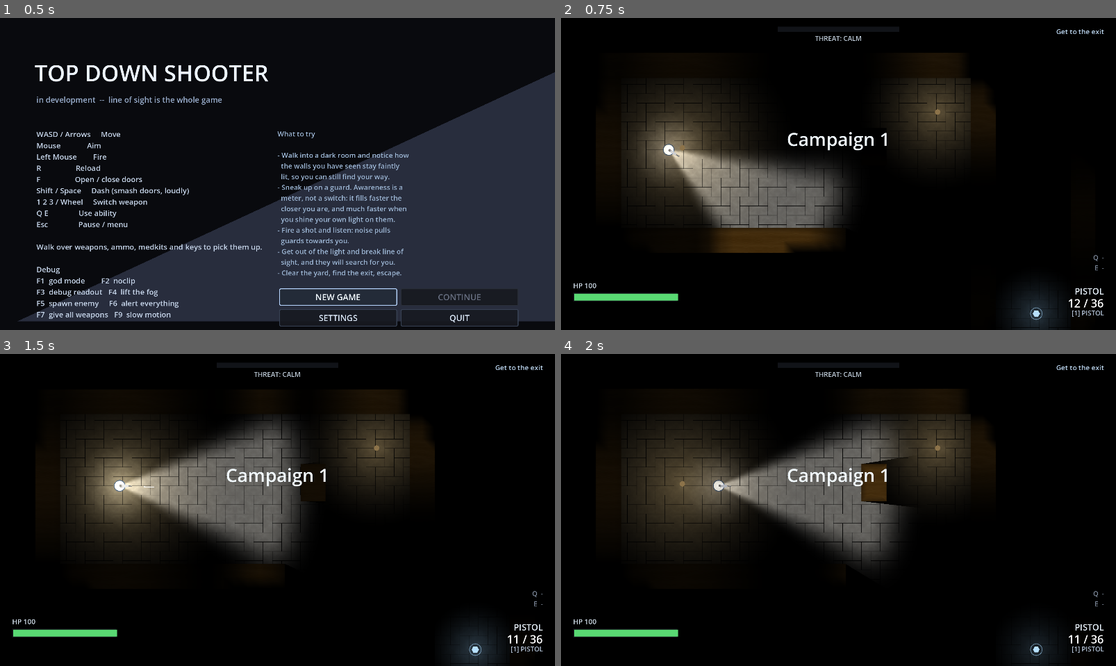
Above: before the commit, frames 1-4 (two rows, left to right).
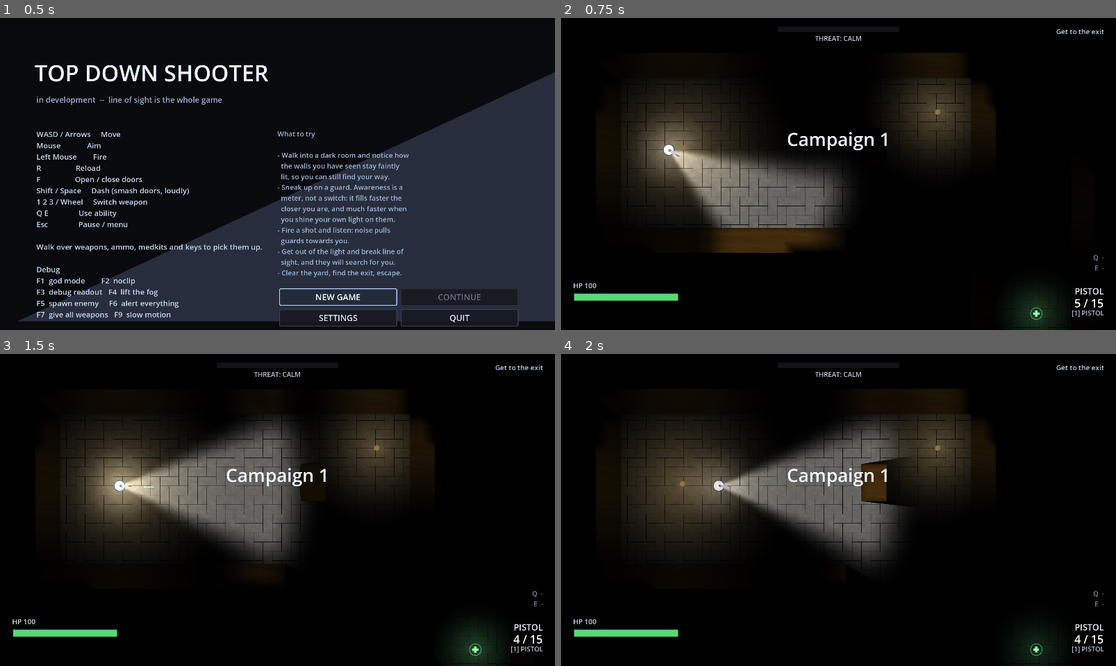
Above: after the commit, the same moments.

Repository: ThunderComplex/irregoulash
Game: Godot game, scene res://src/ui/title_screen.tscn
Two runs of this game, one before a commit and one after it. Both use one fixed random seed, a clock stepped at 60 frames per second and the inputs below.
Inputs (mouse positions are in pixels of both pictures, inside the frame that each line leads up to):
- Up to frame 1 (0.5 s): no input
- Up to frame 2 (0.75 s): click "NEW GAME" at 0.5 s
- Up to frame 3 (1.5 s): tap Enter (ui_accept) at 1.25 s; move the mouse to (399, 494) at 1.27 s; hold D (move_right) from 1.28 s (still down); hold Q (ability_1) from 1.28 s (still down); click (399, 494) at 1.42 s
- Up to frame 4 (2 s): keep holding D (move_right); keep holding Q (ability_1); tap Enter (ui_accept) at 1.52 s

Frame 1 is identical in both runs. In frame 2, 0.1% of the frame differs, in the area x 84-98%, y 89-97%; in frame 3, 0.1%; in frame 4, 0.1%.

Commit message:
enemy & damage tuning; fix wall reveal in full level

Diff:
--- a/src/autoload/tuning.gd
+++ b/src/autoload/tuning.gd
@@ -95,9 +95,6 @@
 @export_group("Combat")
 @export var player_bullet_speed: float = 1500.0
 @export var enemy_bullet_speed: float = 780.0
-## Enemy reaction delay between seeing you and firing.
-@export var enemy_reaction_time: float = 0.42
-@export var enemy_burst_pause: float = 0.65
 ## Extra inaccuracy (degrees) added to enemy shots at max range.
 @export var enemy_extra_spread: float = 7.0
 ## How long the terrain remembers a bullet hole.
--- a/src/enemies/enemy_library.gd
+++ b/src/enemies/enemy_library.gd
@@ -31,7 +31,7 @@
 	var a := EnemyArchetype.new()
 	a.id = &"guard"
 	a.display_name = "Guard"
-	a.max_health = 55.0
+	a.max_health = 50.0
 	a.radius = 13.0
 	a.speed_patrol = 62.0
 	a.speed_alert = 132.0
@@ -39,14 +39,14 @@
 	a.sight_range = 430.0
 	a.sight_fov = 105.0
 	a.detect_multiplier = 1.0
-	a.damage = 8.0
+	a.damage = 16.0
 	a.pellets = 1
 	a.fire_interval = 0.22
 	a.burst = 3
 	a.burst_pause = 0.75
 	a.spread_deg = 6.5
 	a.fire_range = 520.0
-	a.reaction_time = 0.5
+	a.reaction_time = 0.2
 	a.preferred_range = 260.0
 	a.drop_weapon = "pistol"
 	return a
--- a/src/levels/level_campaign_01.tscn
+++ b/src/levels/level_campaign_01.tscn
@@ -5,12 +5,14 @@
 [ext_resource type="PackedScene" path="res://src/levels/wall.tscn" id="2_wall"]
 [ext_resource type="PackedScene" uid="uid://ua2oydxot8u7" path="res://src/levels/lamp.tscn" id="3_lamp"]
 [ext_resource type="Texture2D" uid="uid://dou0h35xqtyhd" path="res://assets/textures/floor_1.png" id="3_un6eu"]
+[ext_resource type="Script" uid="uid://42vdeppvwt1a" path="res://src/levels/wall.gd" id="5_lxqdr"]
 [ext_resource type="PackedScene" path="res://src/items/pickup.tscn" id="5_pickup"]
 [ext_resource type="Script" uid="uid://tdmd7rqbsvoa" path="res://src/levels/patrol_route.gd" id="5_un6eu"]
 [ext_resource type="PackedScene" path="res://src/levels/exit_zone.tscn" id="6_exit"]
 [ext_resource type="PackedScene" path="res://src/enemies/enemy.tscn" id="7_lxqdr"]
-
-[sub_resource type="ShaderMaterial" id="ShaderMaterial_awj53"]
+[ext_resource type="Script" uid="uid://c1femwp0kyllt" path="res://src/enemies/enemy.gd" id="9_lxqdr"]
+
+[sub_resource type="ShaderMaterial" id="ShaderMaterial_i28rg"]
 shader = ExtResource("2_awj53")
 shader_parameter/albedo = ExtResource("3_un6eu")
 shader_parameter/tile_world = Vector2(96, 96)
@@ -27,9 +29,9 @@
 shader_parameter/base_strength = 0.0
 
 [sub_resource type="NavigationPolygon" id="NavigationPolygon_lxqdr"]
-vertices = PackedVector2Array(826, 370, 826, 238, 1006, 146, 1006, 914, 146, 146, 726, 238, 1806, -14, 1806, 1294, 1746, 1234, 1746, 1134, -14, 1294, 622, 1234, 722, 494, 146, 494, 726, 370, 1262, 302, 1262, 814, 1106, 814, 1106, 146, 1650, 146, 1362, 302, 46, 594, 622, 594, -14, -14, 46, 46, 1650, 46, 1362, 914, 722, 1134)
-polygons = Array[PackedInt32Array]([PackedInt32Array(0, 1, 2, 3), PackedInt32Array(4, 2, 1, 5), PackedInt32Array(6, 7, 8, 9), PackedInt32Array(8, 7, 10, 11), PackedInt32Array(12, 13, 4, 5, 14), PackedInt32Array(15, 16, 17, 18), PackedInt32Array(15, 18, 19, 20), PackedInt32Array(21, 22, 11, 10), PackedInt32Array(21, 10, 23, 24), PackedInt32Array(24, 23, 6, 25), PackedInt32Array(25, 6, 9, 19), PackedInt32Array(20, 19, 9, 26), PackedInt32Array(26, 9, 27, 3), PackedInt32Array(0, 3, 27, 12, 14)])
-outlines = Array[PackedVector2Array]([PackedVector2Array(-32, -32, 1824, -32, 1824, 1312, -32, 1312)])
+vertices = PackedVector2Array(2446, -14, 2446, 1294, 2386, 1234, 2386, 46, -14, 1294, 622, 1234, -14, -14, 46, 46, 46, 594, 622, 594, 826, 370, 826, 238, 1006, 146, 1006, 914, 146, 146, 726, 238, 722, 494, 146, 494, 726, 370, 1262, 302, 1262, 814, 1106, 814, 1106, 146, 1614, 146, 1362, 302, 1614, 914, 1362, 914, 1714, 914, 1714, 146, 2286, 146, 2286, 1134, 722, 1134)
+polygons = Array[PackedInt32Array]([PackedInt32Array(0, 1, 2, 3), PackedInt32Array(2, 1, 4, 5), PackedInt32Array(6, 0, 3, 7), PackedInt32Array(4, 6, 7, 8), PackedInt32Array(5, 4, 8, 9), PackedInt32Array(10, 11, 12, 13), PackedInt32Array(14, 12, 11, 15), PackedInt32Array(16, 17, 14, 15, 18), PackedInt32Array(19, 20, 21, 22), PackedInt32Array(19, 22, 23, 24), PackedInt32Array(24, 23, 25, 26), PackedInt32Array(27, 28, 29, 30), PackedInt32Array(27, 30, 31, 25), PackedInt32Array(26, 25, 31), PackedInt32Array(13, 26, 31), PackedInt32Array(10, 13, 31, 16, 18)])
+outlines = Array[PackedVector2Array]([PackedVector2Array(-32, -32, 2464, -32, 2464, 1312, -32, 1312)])
 parsed_geometry_type = 1
 source_geometry_mode = 1
 source_geometry_group_name = &"wall"
@@ -93,14 +95,34 @@
 position = Vector2(1312, 576)
 size = Vector2(64, 512)
 
-[node name="DrawnWall12" parent="Walls" unique_id=2033306852 instance=ExtResource("2_wall")]
-position = Vector2(1920, 1024)
-size = Vector2(128, 384)
-
 [node name="DrawnWall9" parent="Walls" unique_id=1500919981 instance=ExtResource("2_wall")]
 position = Vector2(1152, 1184)
 size = Vector2(896, 64)
 
+[node name="DrawnWall13" type="StaticBody2D" parent="Walls" unique_id=928829635 instance=ExtResource("2_wall")]
+position = Vector2(1664, 480)
+collision_mask = 0
+script = ExtResource("5_lxqdr")
+size = Vector2(64, 832)
+
+[node name="DrawnWall12" type="StaticBody2D" parent="Walls" unique_id=1116064317 instance=ExtResource("2_wall")]
+position = Vector2(1968, 1184)
+collision_mask = 0
+script = ExtResource("5_lxqdr")
+size = Vector2(800, 64)
+
+[node name="DrawnWall14" type="StaticBody2D" parent="Walls" unique_id=1044593559 instance=ExtResource("2_wall")]
+position = Vector2(2000, 96)
+collision_mask = 0
+script = ExtResource("5_lxqdr")
+size = Vector2(608, 64)
+
+[node name="DrawnWall15" type="StaticBody2D" parent="Walls" unique_id=1481890617 instance=ExtResource("2_wall")]
+position = Vector2(2336, 608)
+collision_mask = 0
+script = ExtResource("5_lxqdr")
+size = Vector2(64, 1088)
+
 [node name="Routes" type="Node2D" parent="." unique_id=1220520183]
 
 [node name="Guard1Route" type="Node2D" parent="Routes" unique_id=862909844]
@@ -115,12 +137,25 @@
 [node name="P0" type="Marker2D" parent="Routes/Guard2Route" unique_id=1224158388]
 position = Vector2(1186, 619)
 
+[node name="Guard3Route" type="Node2D" parent="Routes" unique_id=1794793597]
+script = ExtResource("5_un6eu")
+
+[node name="P0" type="Marker2D" parent="Routes/Guard3Route" unique_id=1119798630]
+position = Vector2(1792, 608)
+
+[node name="P1" type="Marker2D" parent="Routes/Guard3Route" unique_id=816898765]
+position = Vector2(2176, 608)
+
+[node name="P2" type="Marker2D" parent="Routes/Guard3Route" unique_id=1914951966]
+position = Vector2(2144, 352)
+
+[node name="P3" type="Marker2D" parent="Routes/Guard3Route" unique_id=544131224]
+position = Vector2(1824, 352)
+
 [node name="PlayerSpawn" type="Marker2D" parent="." unique_id=261603681]
 position = Vector2(250, 312)
 
 [node name="Lamps" type="Node2D" parent="." unique_id=1810258779]
-metadata/_edit_lock_ = true
-metadata/_edit_group_ = true
 
 [node name="Lamp0" parent="Lamps" unique_id=1065493755 instance=ExtResource("3_lamp")]
 position = Vector2(939, 215)
@@ -139,8 +174,16 @@
 radius = 210.0
 
 [node name="Lamp2" parent="Lamps" unique_id=1502672115 instance=ExtResource("3_lamp")]
-position = Vector2(1184, 475)
-radius = 210.0
+position = Vector2(1186, 448)
+radius = 210.0
+
+[node name="Lamp5" parent="Lamps" unique_id=1853097281 instance=ExtResource("3_lamp")]
+position = Vector2(1491, 694)
+radius = 210.0
+
+[node name="Lamp6" parent="Lamps" unique_id=1459353355 instance=ExtResource("3_lamp")]
+position = Vector2(1877, 985)
+radius = 251.0
 
 [node name="Enemies" type="Node2D" parent="." unique_id=1203562756]
 
@@ -154,25 +197,32 @@
 rotation = 1.5633391
 patrol_route = NodePath("../../Routes/Guard2Route")
 
+[node name="Guard3" type="CharacterBody2D" parent="Enemies" unique_id=1682189099 instance=ExtResource("7_lxqdr")]
+position = Vector2(1792, 256)
+collision_layer = 4
+motion_mode = 1
+script = ExtResource("9_lxqdr")
+patrol_route = NodePath("../../Routes/Guard3Route")
+
 [node name="Pickups" type="Node2D" parent="." unique_id=330227706]
 
 [node name="Pickup0" parent="Pickups" unique_id=134755550 instance=ExtResource("5_pickup")]
 position = Vector2(1192, 732)
-kind = "ammo"
+kind = "health"
 weapon_id = "pistol"
-amount = 10
+amount = 15
 
 [node name="Pickup1" parent="Pickups" unique_id=538610333 instance=ExtResource("5_pickup")]
-position = Vector2(1514, 302)
+position = Vector2(2276, 930)
 kind = "ability"
 weapon_id = "pistol"
 amount = 10
 
 [node name="Exit0" parent="." unique_id=1298354064 instance=ExtResource("6_exit")]
-position = Vector2(2002, 574)
+position = Vector2(1976, 488)
 is_final = true
 
 [node name="Nav" type="NavigationRegion2D" parent="." unique_id=1800606963]
 visible = false
 navigation_polygon = SubResource("NavigationPolygon_lxqdr")
-metadata/navmesh_hash = 385517776
+metadata/navmesh_hash = 344405155
--- a/src/levels/wall_decor.gd
+++ b/src/levels/wall_decor.gd
@@ -21,6 +21,8 @@
 ## Growth used when merging, so walls that merely touch are treated as connected: a shared edge is
 ## zero-area overlap, which polygon merging does not count as an overlap.
 const TOUCH_EPSILON: float = 0.5
+## Enclosed free space smaller than this many square pixels is a sliver left by `TOUCH_EPSILON`, not a room.
+const MIN_ROOM_AREA: float = 64.0
 ## Rings across the occlusion band. Four is enough to read as a gradient at these widths.
 const AO_RINGS: int = 4
 ## Sharp corners produce huge mitres; cap them so a very acute angle does not shoot off across the room.
@@ -384,48 +386,125 @@
 
 #region merging
 
-## Union of every wall's footprint, as outer outlines and hole outlines.
+## Union of every wall's footprint, as outlines: the outer contour of each group of touching walls, plus
+## the boundary of every free space enclosed by that group -- the rooms.
+##
+## The rooms are the part that is easy to lose. `merge_polygons` reports a closed ring of walls as an outer
+## contour and a separate hole, and the outer contour on its own is a *filled* shape covering the whole
+## level: merging the next wall into it swallows that wall whole, and dropping the hole drops every edge
+## that faces into a room. A level whose outer walls closed into a loop came out as a single outline round
+## its outside, no wall had an edge to sample light from, and nothing was ever revealed. So the outer
+## contour is built per group of walls that actually touch, and the rooms are cut back out of it from the
+## walls themselves rather than trusted to the merge.
 static func _merged_outlines(walls: Array[Wall]) -> Array[PackedVector2Array]:
-	var polygons: Array[PackedVector2Array] = []
+	var footprints: Array[PackedVector2Array] = []
 	for wall: Wall in walls:
 		if wall != null and is_instance_valid(wall):
-			polygons.append(_grown(wall.world_polygon(), TOUCH_EPSILON))
-	if polygons.is_empty():
-		return polygons
-
-	# Merge pairs until nothing more can be merged. Runs once per level, not per frame, and wall counts
-	# are in the dozens even for a maze of rooms.
-	var changed: bool = true
-	while changed:
-		changed = false
+			footprints.append(_grown(wall.world_polygon(), TOUCH_EPSILON))
+	var out: Array[PackedVector2Array] = []
+	for group: Array[PackedVector2Array] in _touching_groups(footprints):
+		var outer: PackedVector2Array = _outer_contour(group)
+		out.append(outer)
+		out.append_array(_enclosed_space(outer, group))
+	return out
+
+
+## Footprints split into groups that touch, directly or through each other. A wall standing alone in a
+## room is its own group, so it keeps its own outline instead of vanishing into the room's surroundings.
+static func _touching_groups(footprints: Array[PackedVector2Array]) -> Array[Array]:
+	var group_of: Array[int] = []
+	for i: int in footprints.size():
+		group_of.append(i)
+	for i: int in footprints.size():
+		for j: int in range(i + 1, footprints.size()):
+			if Geometry2D.intersect_polygons(footprints[i], footprints[j]).is_empty():
+				continue
+			var from: int = group_of[j]
+			var to: int = group_of[i]
+			if from == to:
+				continue
+			for k: int in group_of.size():
+				if group_of[k] == from:
+					group_of[k] = to
+	var by_root: Dictionary = {}
+	for i: int in footprints.size():
+		if not by_root.has(group_of[i]):
+			var fresh: Array[PackedVector2Array] = []
+			by_root[group_of[i]] = fresh
+		(by_root[group_of[i]] as Array[PackedVector2Array]).append(footprints[i])
+	var groups: Array[Array] = []
+	for root: int in by_root:
+		groups.append(by_root[root])
+	return groups
+
+
+## The outside edge of one group of touching footprints. Holes the merge reports are ignored here on
+## purpose; `_enclosed_space` finds them properly.
+static func _outer_contour(group: Array[PackedVector2Array]) -> PackedVector2Array:
+	var outer: PackedVector2Array = group[0]
+	var pending: Array[PackedVector2Array] = group.slice(1)
+	# A footprint can only be merged once something it touches is already in; keep sweeping until every
+	# one has been, or a sweep makes no progress (which a touching group cannot do, but a loop must end).
+	var progress: bool = true
+	while not pending.is_empty() and progress:
+		progress = false
 		var i: int = 0
-		while i < polygons.size():
-			var j: int = i + 1
-			while j < polygons.size():
-				var merged: Array[PackedVector2Array] = Geometry2D.merge_polygons(polygons[i],
-					polygons[j])
-				if _is_real_merge(merged, polygons[i], polygons[j]):
-					polygons[i] = merged[0]
-					for extra: int in range(1, merged.size()):
-						polygons.append(merged[extra])
-					polygons.remove_at(j)
-					changed = true
-				else:
-					j += 1
-			i += 1
-	return polygons
-
-
-## `merge_polygons` hands back the two inputs untouched when they do not overlap, and an outer polygon
-## plus hole polygons when one contains the other. Tell those apart so a ring of walls merges instead of
-## being treated as separate.
-static func _is_real_merge(merged: Array[PackedVector2Array], a: PackedVector2Array,
-		b: PackedVector2Array) -> bool:
-	if merged.size() != 2:
-		return merged.size() == 1
-	var first: PackedVector2Array = merged[0]
-	var second: PackedVector2Array = merged[1]
-	return not ((first == a and second == b) or (first == b and second == a))
+		while i < pending.size():
+			var solids: Array[PackedVector2Array] = []
+			for piece: PackedVector2Array in Geometry2D.merge_polygons(outer, pending[i]):
+				if not Geometry2D.is_polygon_clockwise(piece):
+					solids.append(piece)
+			if solids.size() == 1:
+				outer = solids[0]
+				pending.remove_at(i)
+				progress = true
+			else:
+				# Not touching what has been merged so far: the two came back separately.
+				i += 1
+	return outer
+
+
+## The free space inside `outer` once every footprint of its group is cut out of it: the rooms the group
+## encloses. Empty for a group that encloses nothing, which is almost every group.
+static func _enclosed_space(outer: PackedVector2Array,
+		group: Array[PackedVector2Array]) -> Array[PackedVector2Array]:
+	var free: Array[PackedVector2Array] = [outer]
+	var pending: Array[PackedVector2Array] = group.duplicate()
+	var progress: bool = true
+	while not pending.is_empty() and progress:
+		progress = false
+		var i: int = 0
+		while i < pending.size():
+			var cut: Array[PackedVector2Array] = []
+			var punched_hole: bool = false
+			for region: PackedVector2Array in free:
+				for piece: PackedVector2Array in Geometry2D.clip_polygons(region, pending[i]):
+					if Geometry2D.is_polygon_clockwise(piece):
+						punched_hole = true
+					cut.append(piece)
+			if punched_hole:
+				# This footprint sits strictly inside a free region, away from everything cut so far, and
+				# `clip_polygons` would report it as a hole that the next cut ignores. Cut it once a
+				# neighbour has carved the region up to it.
+				i += 1
+				continue
+			free = cut
+			pending.remove_at(i)
+			progress = true
+	# The footprints are grown by `TOUCH_EPSILON`, so cutting them out of their own union leaves hairline
+	# slivers along every join. Anything smaller than a wall corner is not a room.
+	var rooms: Array[PackedVector2Array] = []
+	for region: PackedVector2Array in free:
+		if absf(_area(region)) > MIN_ROOM_AREA:
+			rooms.append(region)
+	return rooms
+
+
+static func _area(points: PackedVector2Array) -> float:
+	var total: float = 0.0
+	for i: int in points.size():
+		total += points[i].cross(points[(i + 1) % points.size()])
+	return total * 0.5
 
 
 ## The wall's footprint in world space, grown by `amount` about its centre so touching walls count as
--- a/src/weapons/weapon_library.gd
+++ b/src/weapons/weapon_library.gd
@@ -38,15 +38,15 @@
 	w.id = &"pistol"
 	w.display_name = "PISTOL"
 	w.category = "pistol"
-	w.damage = 13.0
+	w.damage = 10.0
 	w.fire_rate = 5.5
 	w.automatic = false
 	w.pellets = 1
 	w.spread_deg = 1.4
 	w.recoil_kick = 0.7
 	w.projectile_speed = 1600.0
-	w.mag_size = 12
-	w.reload_time = 1.0
+	w.mag_size = 5
+	w.reload_time = 1.7
 	w.reserve_max = 180
 	w.shake = 0.15
 	w.knockback = 60.0
Not shown: 1 places in src/levels/level_campaign_01.tscn that only renumber resources
